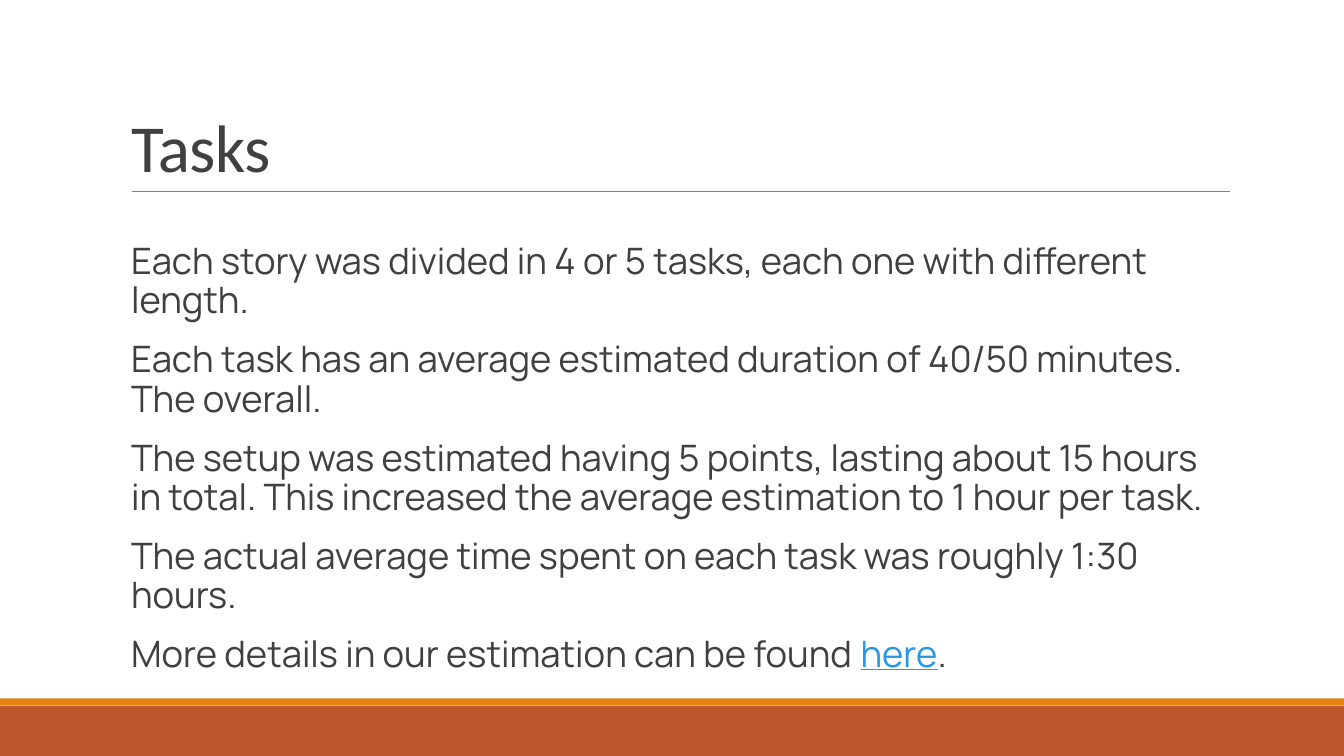
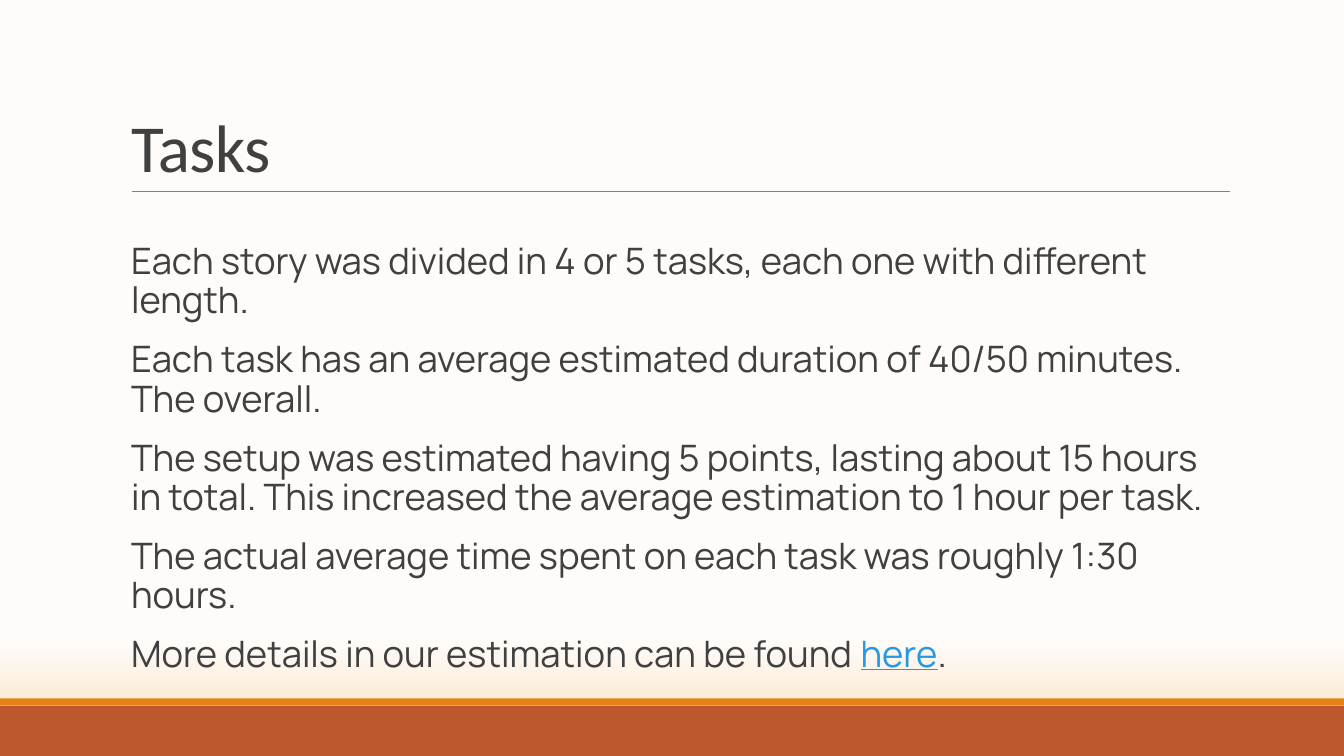
Before and after one commit to ThePseudo/GroupA_SE2_2019, a slide deck: slide 3 of sprint_retrospective.pptx. Drawn at 1344x756 pixels with LibreOffice and Linux fonts; fonts in the diff are those of the drawing. Boxes give left, top, right and bottom in pixels: in the first picture for what was removed or moved away, otherwise in the second. Text is boxed around its words. In the diff, an @@ line names an element or a change of style, - is before the commit and + after.

```diff
--- a/sprint_retrospective.pptx
+++ b/sprint_retrospective.pptx
@@ background #FFFFFF to gradient #FEFBF8 to #F9DAB6 @@
```
Also in this commit, not shown: 8 other slides changed.
